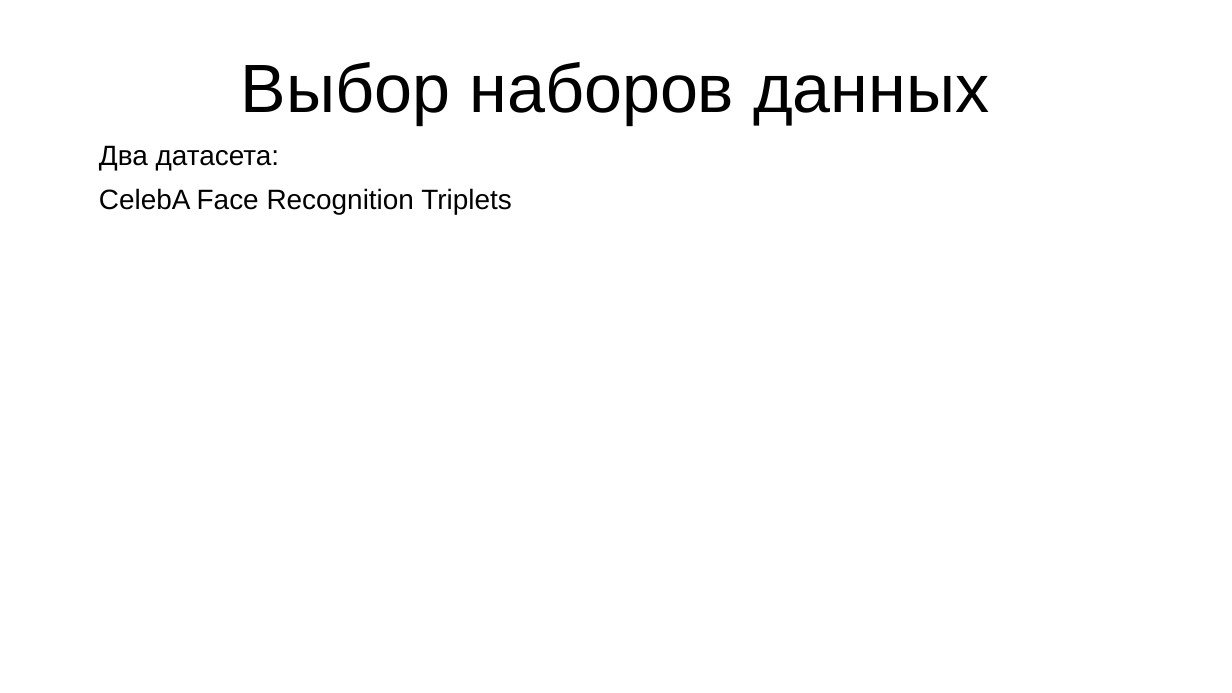
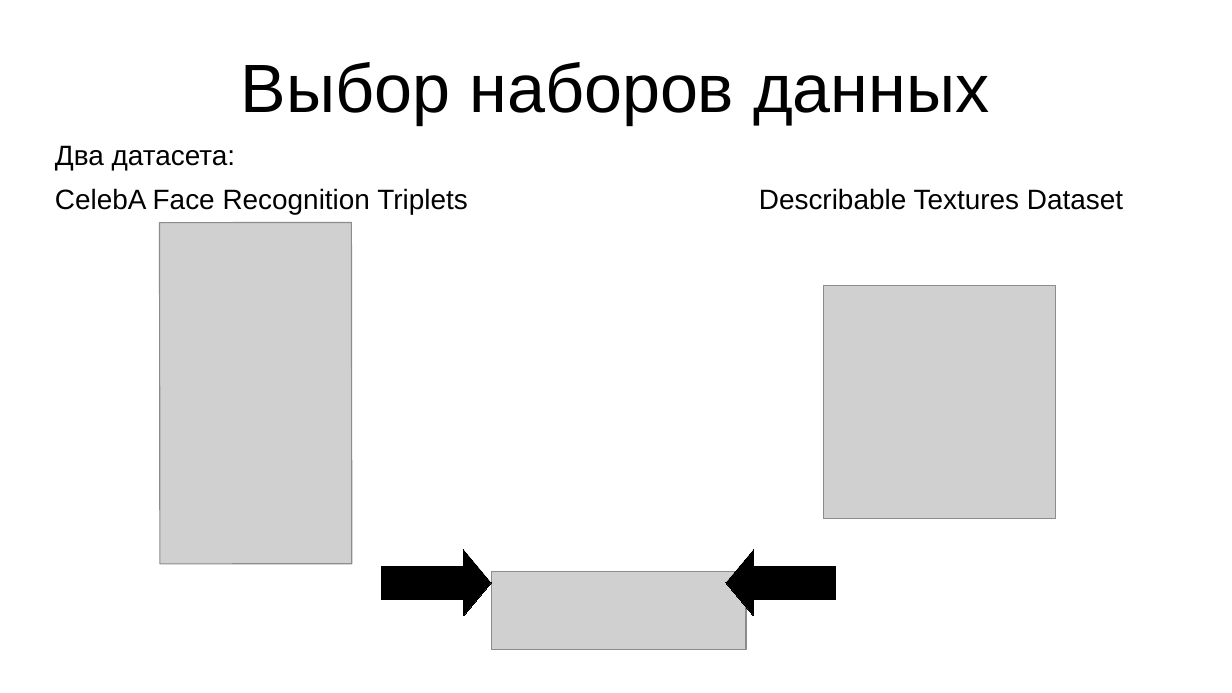
Before and after one commit to jnbovfavhk/kursach, a slide deck: slide 3 of курспреза.odp. Drawn at 1232x693 pixels with LibreOffice and Linux fonts; fonts in the diff are those of the drawing; grey boxes stand for pictures. Boxes give left, top, right and bottom in pixels: in the first picture for what was removed or moved away, otherwise in the second. Text is boxed around its words. In the diff, an @@ line names an element or a change of style, - is before the commit and + after.

```diff
--- a/курспреза.odp
+++ b/курспреза.odp
@@ text "Два датасета:": place and size @@
-text "Два датасета:" at bbox=[99, 145, 280, 170]
+text "Два датасета:" at bbox=[55, 145, 236, 170]
@@ text "CelebA Face Recognition Triplets": place and size @@
-text "CelebA Face Recognition Triplets" at bbox=[99, 188, 512, 214]
+text "CelebA Face Recognition Triplets" at bbox=[55, 188, 468, 214]
@@ text added at bbox=[759, 188, 1123, 210], 18 pt, text #000000 @@
+Describable Textures Dataset
@@ picture added at bbox=[160, 222, 352, 564] @@
@@ picture added at bbox=[824, 286, 1056, 519] @@
@@ right arrow added at bbox=[381, 550, 491, 616], fill #000000, outline #000000 0 pt @@
@@ left arrow added at bbox=[727, 550, 836, 616], fill #000000, outline #000000 0 pt @@
@@ picture added at bbox=[492, 572, 747, 651] @@
```
Also in this commit, not shown: 1 slide added.
